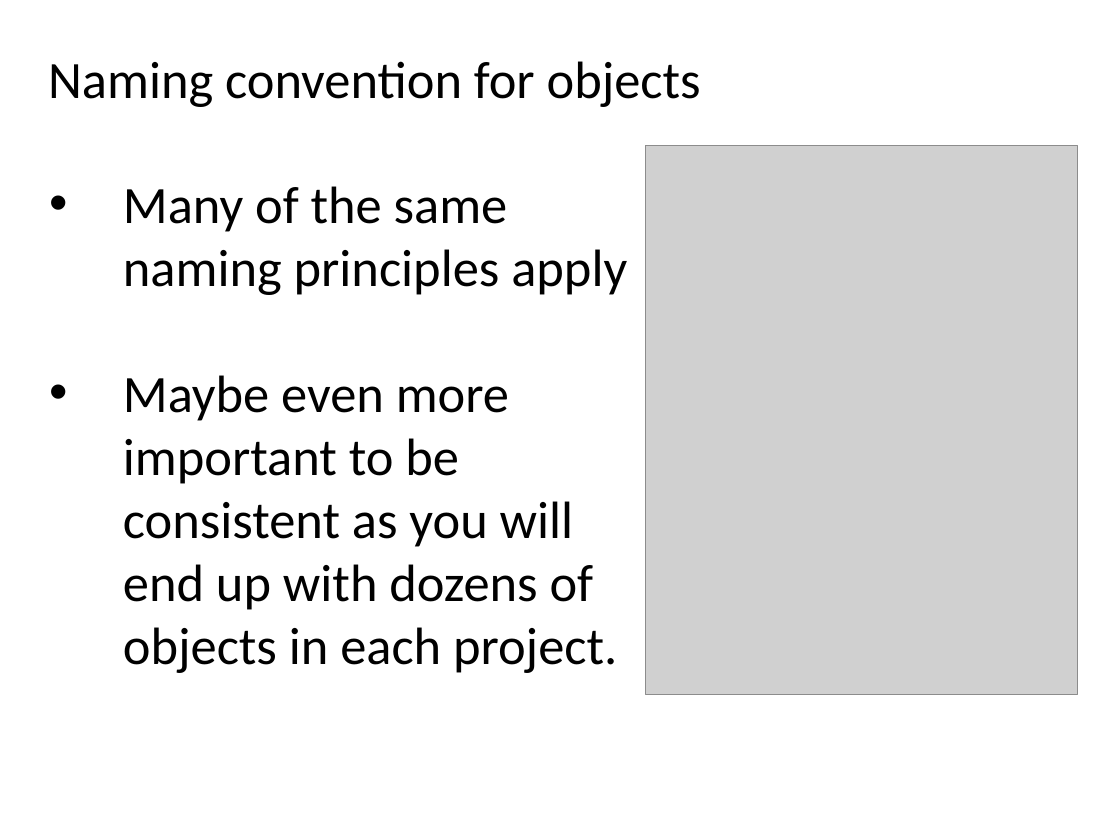
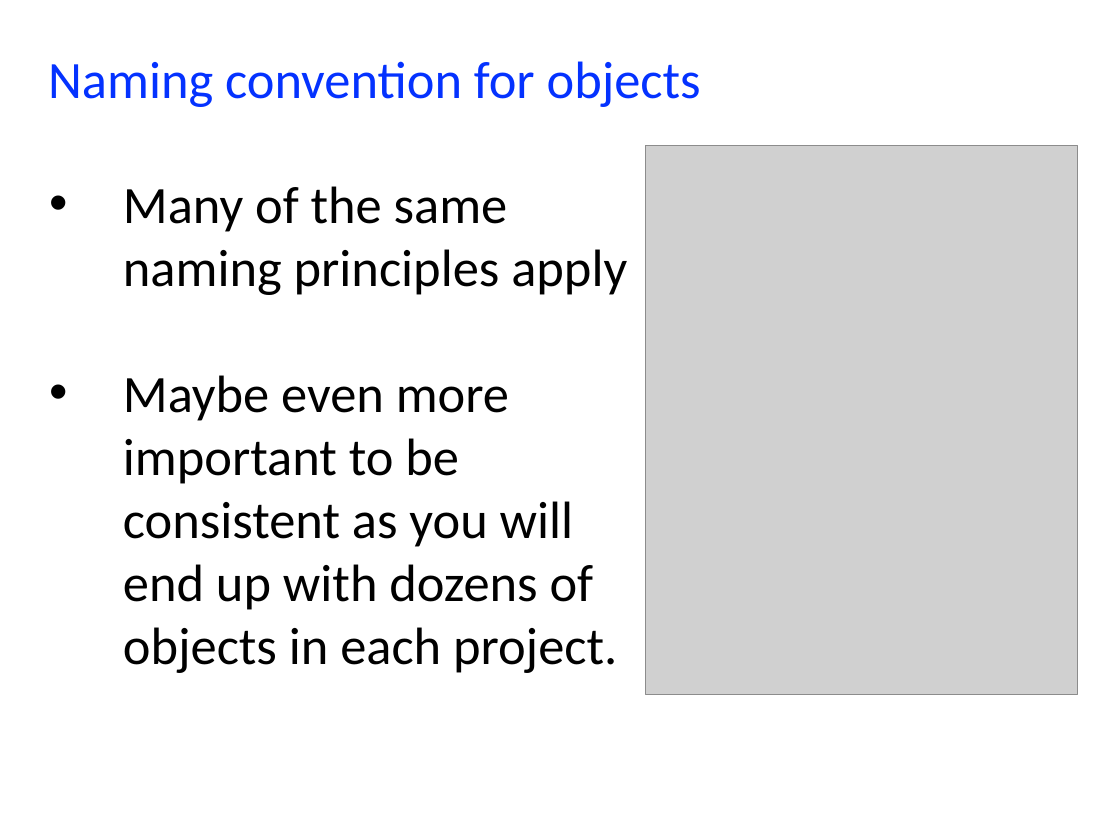
Before and after one commit to cmgienger/rmd_best_practices, a slide deck: slide 26 of 0-best-practices.pptx. Drawn at 1120x840 pixels with LibreOffice and Linux fonts; fonts in the diff are those of the drawing; grey boxes stand for pictures. Boxes give left, top, right and bottom in pixels: in the first picture for what was removed or moved away, otherwise in the second. Text is boxed around its words. In the diff, an @@ line names an element or a change of style, - is before the commit and + after.

```diff
--- a/0-best-practices.pptx
+++ b/0-best-practices.pptx
@@ title "Naming convention for objects" at <box>48,61,701,107</box>: text colour #000000 to #0432FF @@
```
Also in this commit, not shown: 13 other slides changed.
